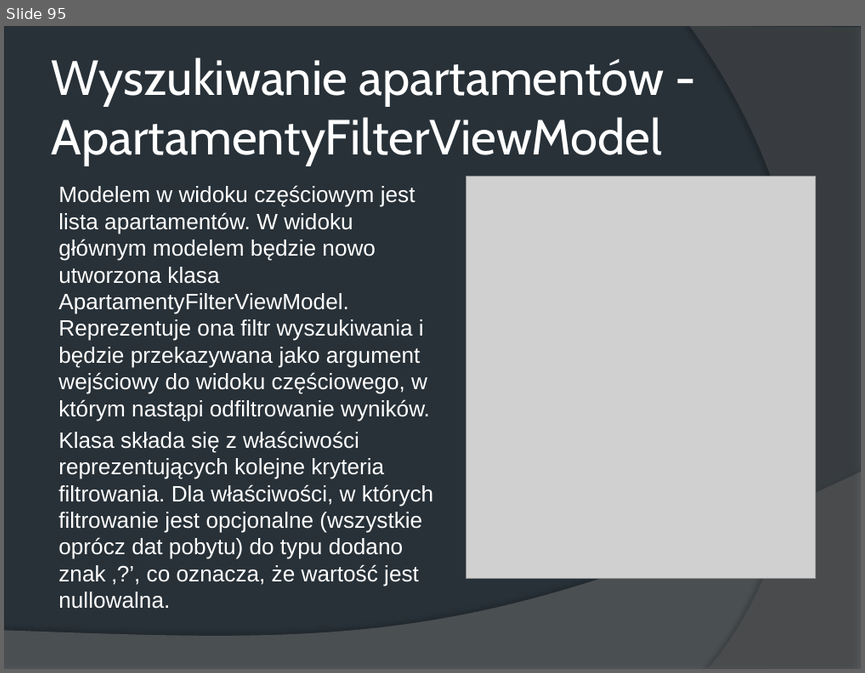
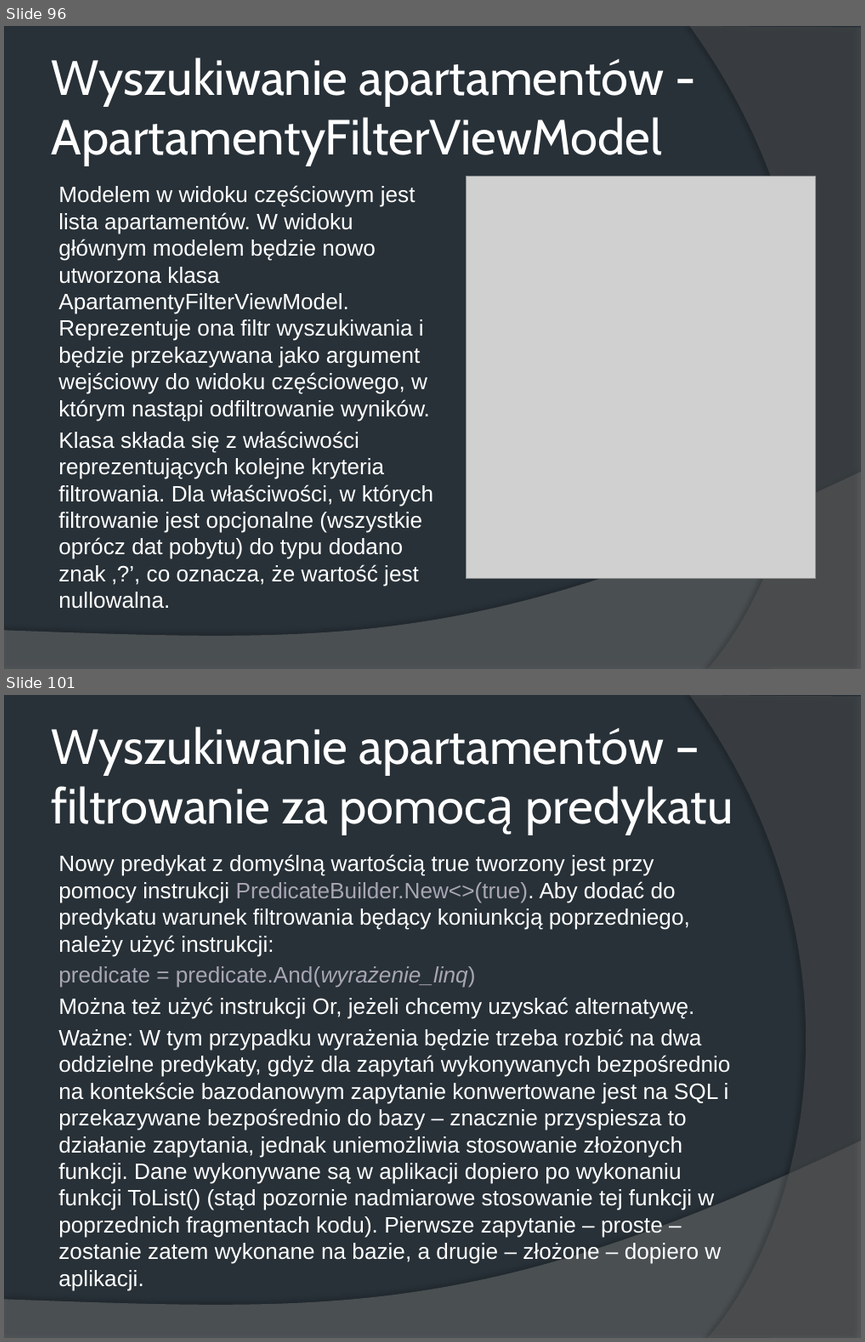
Before and after one commit to wiwlm/HotelMVC, a slide deck: Aplikacje MVC.pptx. Shown one above the other, each under a label of ours: slide 95 before the commit, slides 96 and 101 after it; the slides between them are not shown. The pictures are 865x673 and 865x1342 pixels, drawn with LibreOffice and Linux fonts; fonts in the diff are those of the drawing; grey boxes stand for pictures. Boxes give left, top, right and bottom in pixels: in the first picture for what was removed or moved away, otherwise in the second. Text is boxed around its words. In the diff, an @@ line names an element or a change of style, - is before the commit and + after.

Commit message:
Rezerwacja apartamentów

```diff
--- a/Aplikacje MVC.pptx
+++ b/Aplikacje MVC.pptx
@@ slide 101 added at (4, 695, 861, 1338), background #283138; not listed: 2 template elements that a slide beside it also shows @@
@@ title added at (51, 726, 732, 834), 41.4 pt, text #FFFFFF @@
+Wyszukiwanie apartamentów – filtrowanie za pomocą predykatu
@@ text added at (58, 854, 730, 1264), 18.8 pt, text #FFFFFF @@
+Nowy predykat z domyślną wartością true tworzony jest przy pomocy instrukcji PredicateBuilder.New<>(true). Aby dodać do predykatu warunek filtrowania będący koniunkcją poprzedniego, należy użyć instrukcji:
+predicate = predicate.And(wyrażenie_linq)
+Można też użyć instrukcji Or, jeżeli chcemy uzyskać alternatywę.
+Ważne: W tym przypadku wyrażenia będzie trzeba rozbić na dwa oddzielne predykaty, gdyż dla zapytań wykonywanych bezpośrednio na kontekście bazodanowym zapytanie konwertowane jest na SQL i przekazywane bezpośrednio do bazy – znacznie przyspiesza to działanie zapytania, jednak uniemożliwia stosowanie złożonych funkcji. Dane wykonywane są w aplikacji dopiero po wykonaniu funkcji ToList() (stąd pozornie nadmiarowe stosowanie tej funkcji w poprzednich fragmentach kodu). Pierwsze zapytanie – proste – zostanie zatem wykonane na bazie, a drugie – złożone – dopiero w aplikacji.
@@ what was slide 95 is now slide 96 @@
```
Also in this commit, not shown: 7 slides changed, 18 other slides added, 1 slide removed, 16 other files.
